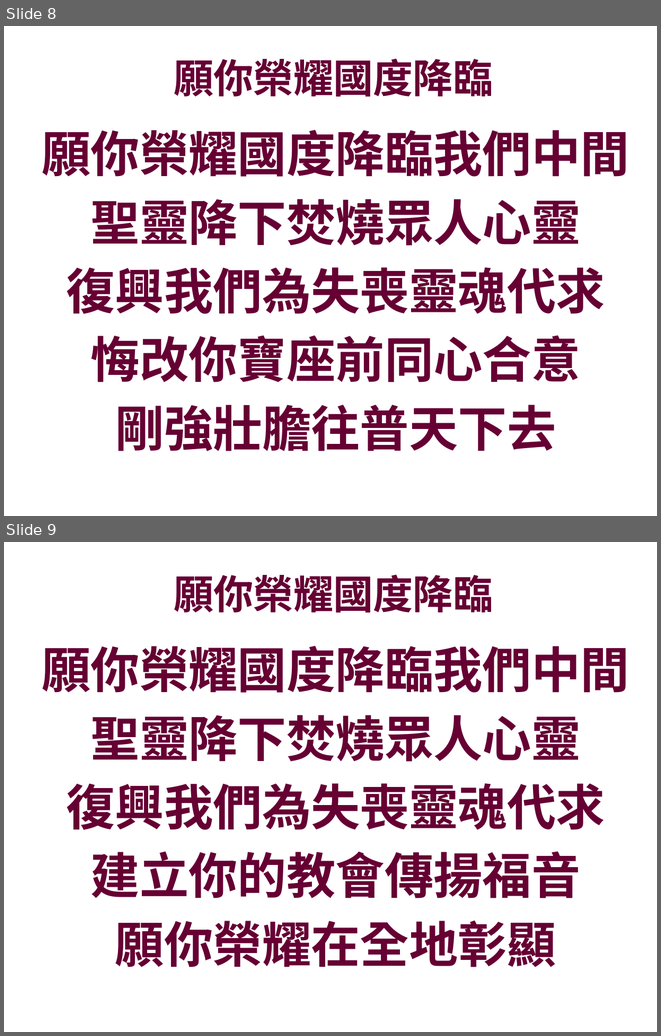
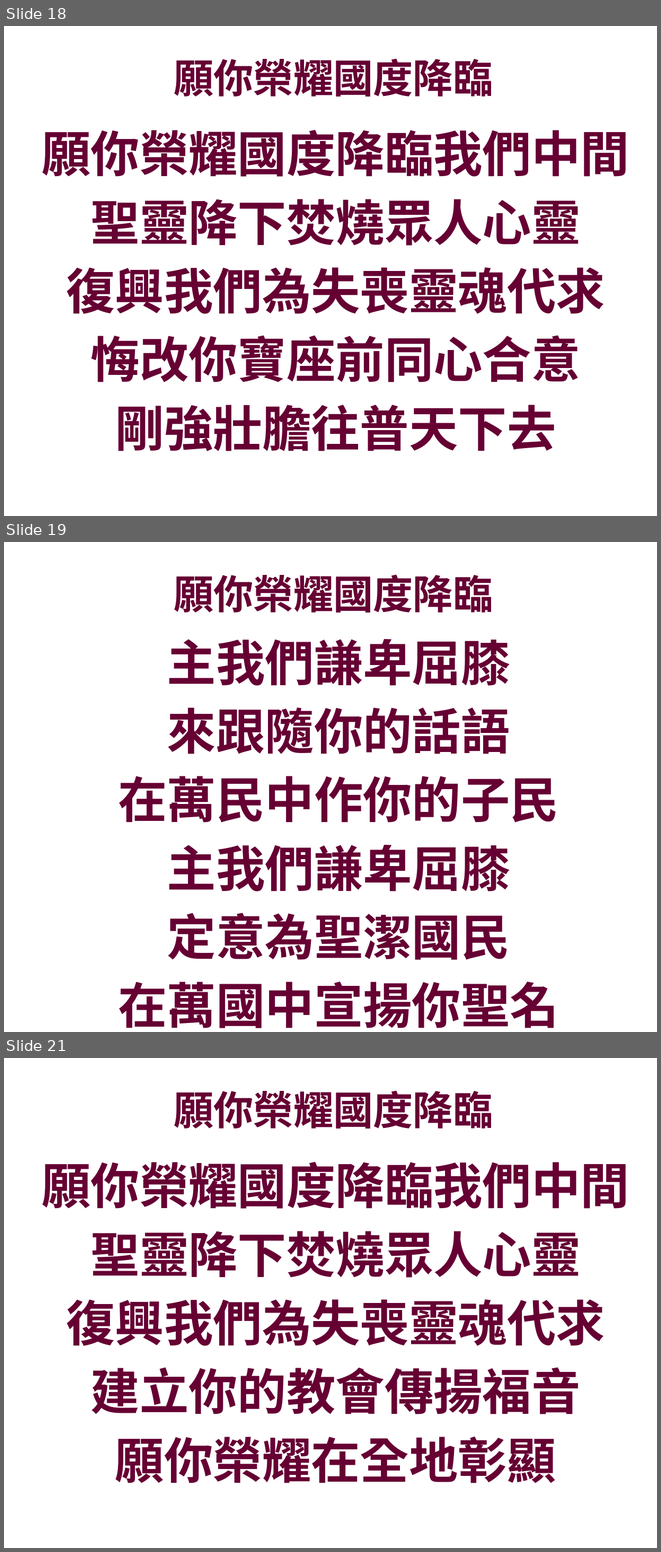
Before and after one commit to batisuoc/prayermeeting, a slide deck: 2019/5月/1605.pptx. Shown one above the other, each under a label of ours: slides 8 and 9 before the commit, slides 18, 19 and 21 after it; the slides between them are not shown. The pictures are 661x1036 and 661x1552 pixels, drawn with LibreOffice and Linux fonts; fonts in the diff are those of the drawing; background and template pictures are left out. Boxes give left, top, right and bottom in pixels: in the first picture for what was removed or moved away, otherwise in the second. Text is boxed around its words. In the diff, an @@ line names an element or a change of style, - is before the commit and + after.

```diff
--- a/2019/5月/1605.pptx
+++ b/2019/5月/1605.pptx
@@ slide 19 added at bbox=[4, 542, 657, 1032], background picture (left out) @@
@@ title added at bbox=[174, 574, 493, 612], 44 pt, text #660033, bold @@
+願你榮耀國度降臨
@@ text added at bbox=[118, 639, 559, 1028], 54 pt, text #660033, bold @@
+主我們謙卑屈膝
+來跟隨你的話語
+在萬民中作你的子民
+主我們謙卑屈膝
+定意為聖潔國民
+在萬國中宣揚你聖名
@@ what was slide 8 is now slide 18 @@
@@ what was slide 9 is now slide 21 @@
```
Also in this commit, not shown: 11 other slides added, 4 other files.
